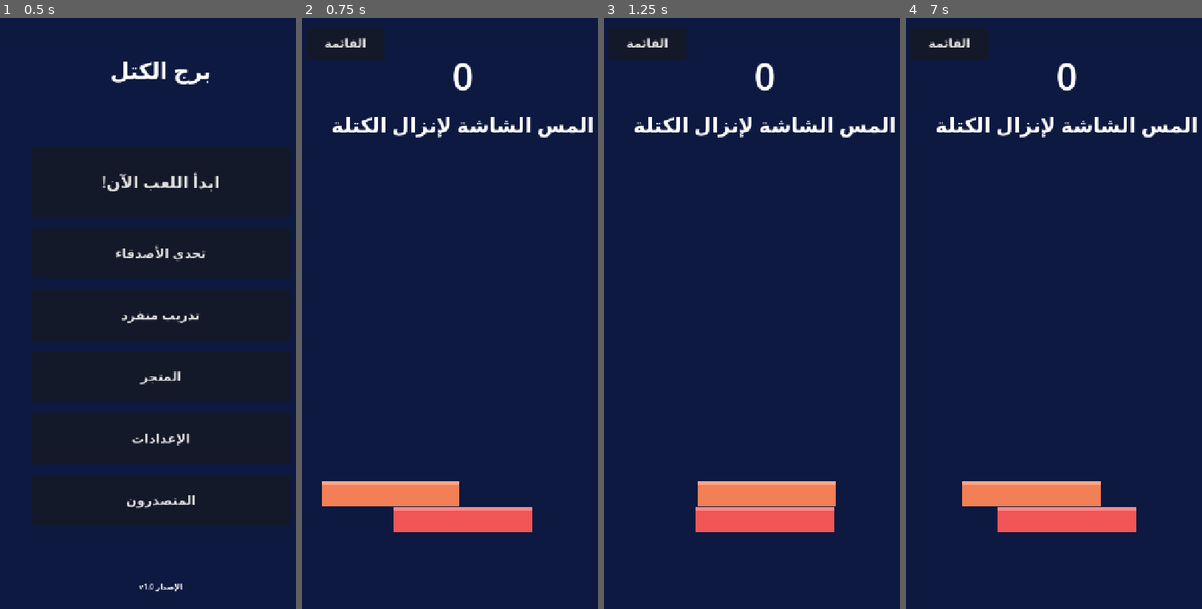
Above: before the commit, frames 1-4 (left to right).
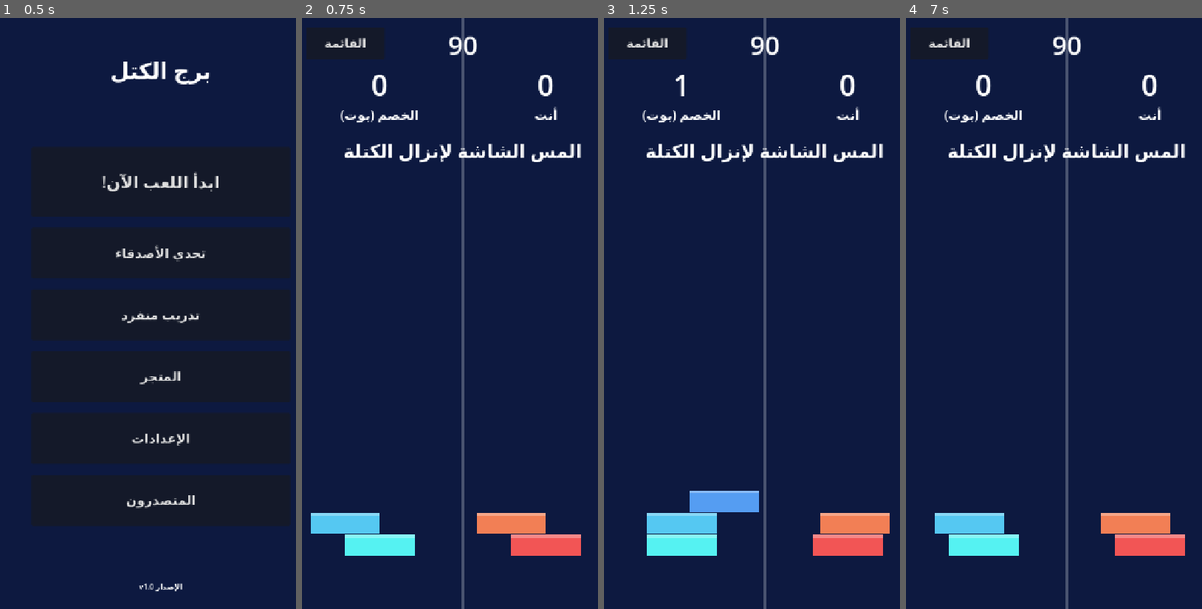
Above: after the commit, the same moments.

Repository: eab71334-web/TowerWars-ios
Game: Godot game, scene res://main_menu.tscn
Two runs of this game, one before a commit and one after it. Both use one fixed random seed, a clock stepped at 60 frames per second and the inputs below.
Inputs:
- Up to frame 1 (0.5 s): no input
- Up to frame 2 (0.75 s): click "ابدأ اللعب الآن!" at 0.5 s
- Up to frame 3 (1.25 s): no input
- Up to frame 4 (7 s): click "القائمة" at 1.25 s; click "تحدي الأصدقاء" at 2 s; click "تدريب منفرد" at 2.75 s; click "القائمة" at 3.5 s; click "المتجر" at 4.25 s; click "الإعدادات" at 5 s; click "المتصدرون" at 5.75 s; click "ابدأ اللعب الآن!" at 6.5 s

Frame 1 is identical in both runs. In frame 2, 10% of the frame differs, in the area x 2-99%, y 0-100%; in frame 3, 11%, in the area x 10-99%, y 0-100%; in frame 4, 11%.

Commit message:
Update main_menu.gd

Diff:
--- a/main_menu.gd
+++ b/main_menu.gd
@@ -8,7 +8,7 @@
 @onready var leaderboard_btn: Button = $Buttons/LeaderboardButton
 
 func _ready() -> void:
-	play_btn.pressed.connect(func(): get_tree().change_scene_to_file("res://game.tscn"))
+	play_btn.pressed.connect(func(): get_tree().change_scene_to_file("res://versus.tscn"))
 	training_btn.pressed.connect(func(): get_tree().change_scene_to_file("res://game.tscn"))
 	friends_btn.pressed.connect(func(): print("Friends"))
 	shop_btn.pressed.connect(func(): print("Shop"))
